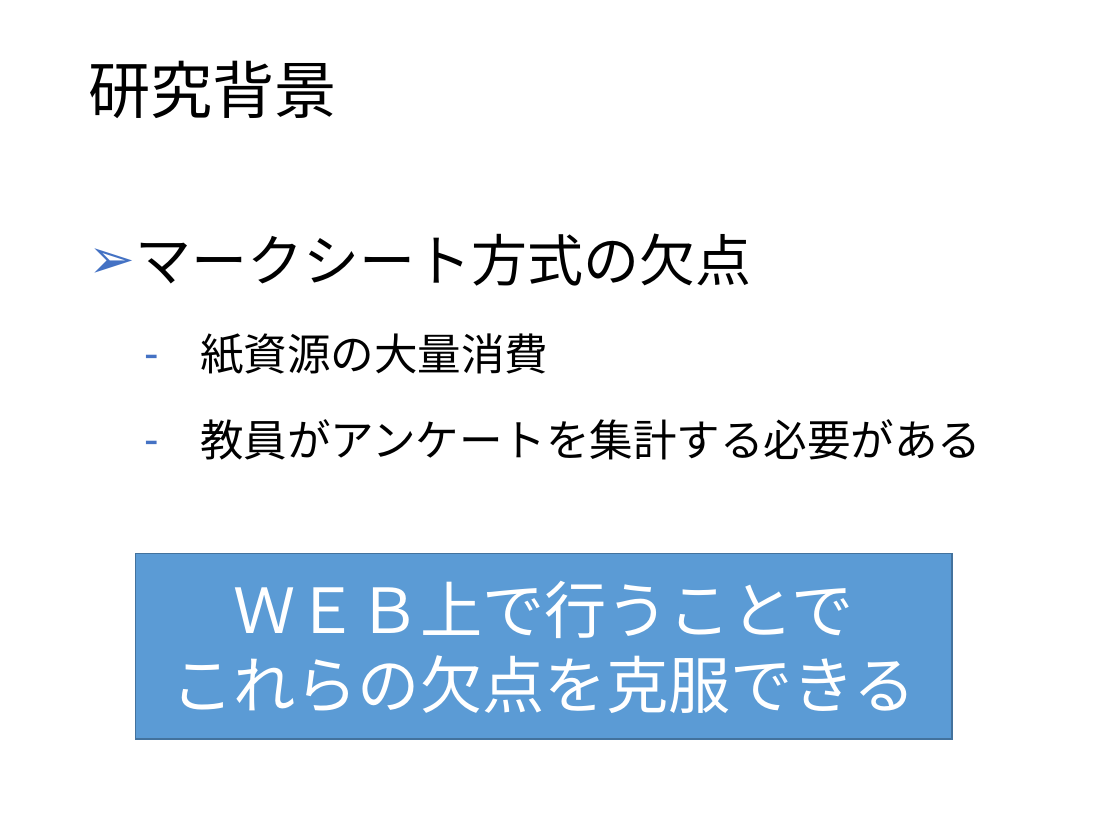
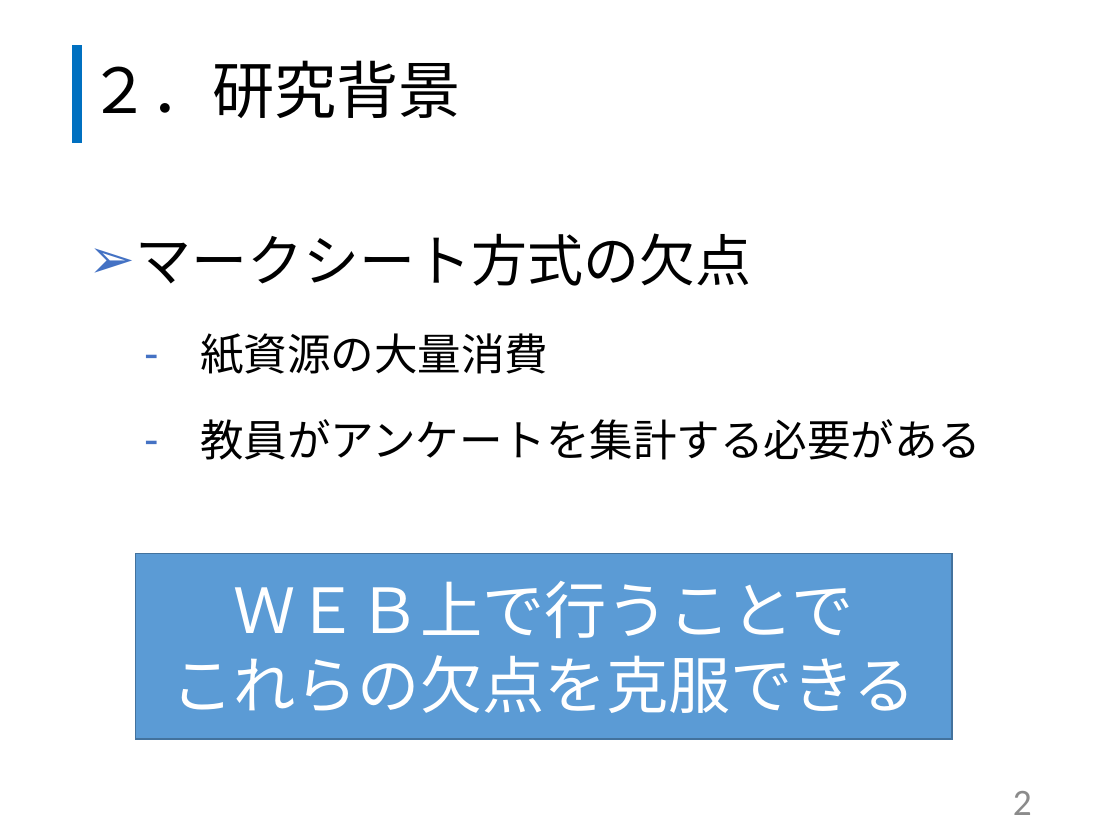
Before and after one commit to kazuwo/kosen-graduation-thesis, a slide deck: slide 3 of 卒業研究発表スライド.pptx. Drawn at 1120x840 pixels with LibreOffice and Linux fonts; fonts in the diff are those of the drawing. Boxes give left, top, right and bottom in pixels: in the first picture for what was removed or moved away, otherwise in the second. Text is boxed around its words. In the diff, an @@ line names an element or a change of style, - is before the commit and + after.

```diff
--- a/卒業研究発表スライド.pptx
+++ b/卒業研究発表スライド.pptx
@@ line added from (77, 142) to (77, 45), #0070C0 6 pt @@
@@ title at (88,60,461,118): text changed @@
-研究背景
+２．研究背景
@@ page number added at (1013,791,1032,815), 24 pt, text #8C8C8C @@
+2
```
Also in this commit, not shown: 13 other slides changed, 4 slides added, 2 slides removed, 1 other file.
